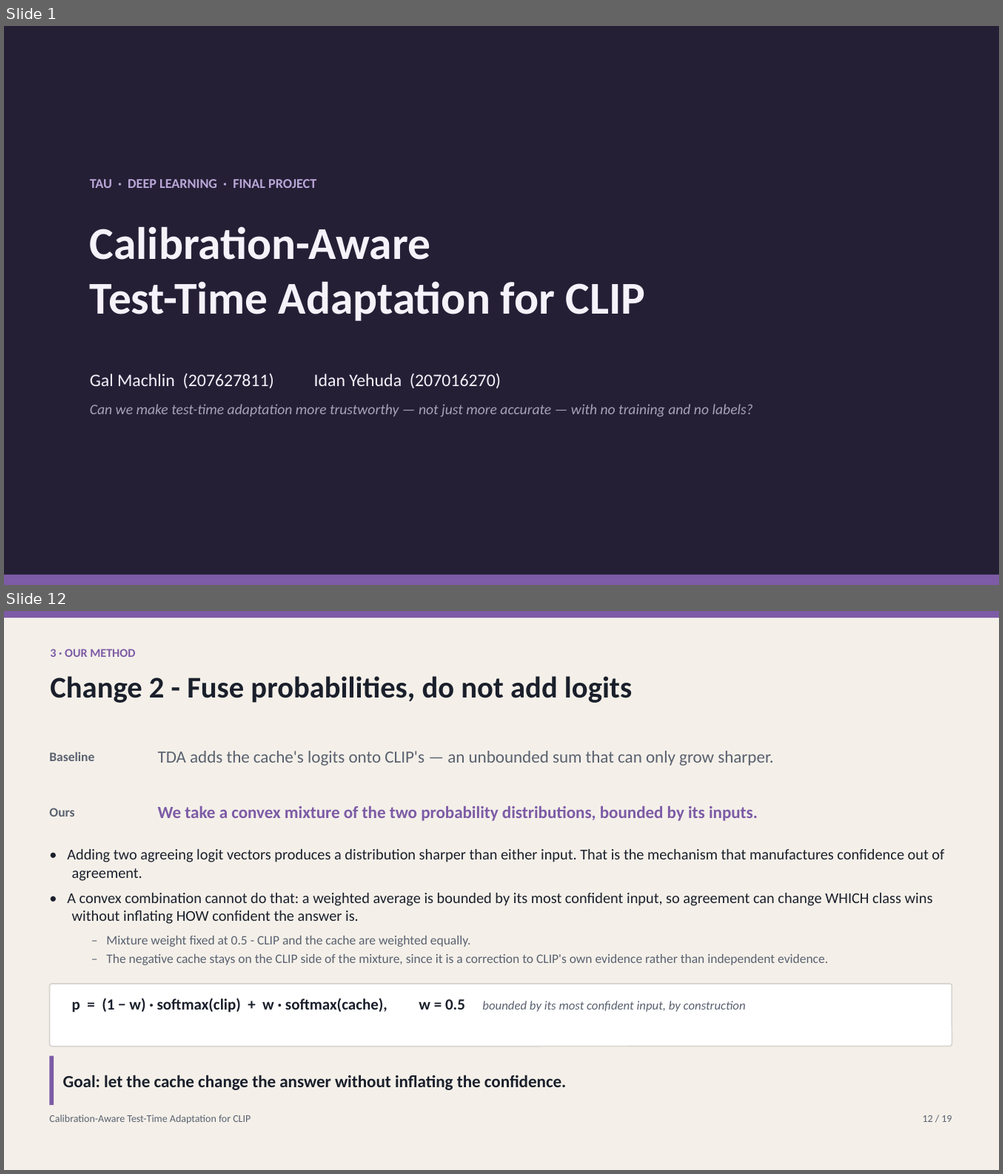
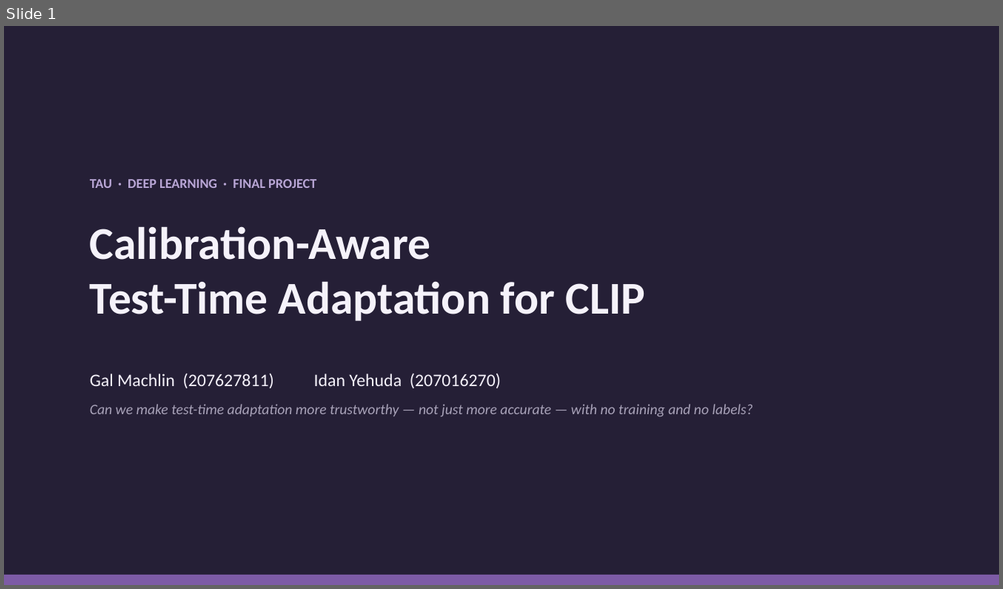
Before and after one commit to macwave12/deep_project_calibration_aware_tta, a slide deck: presentation/calibration_aware_tta.pptx. Shown one above the other, each under a label of ours: slides 1 and 12 before the commit, slide 1 after it; the slides between them are not shown. The pictures are 1003x1174 and 1003x589 pixels, drawn with LibreOffice and Linux fonts; fonts in the diff are those of the drawing. Boxes give left, top, right and bottom in pixels: in the first picture for what was removed or moved away, otherwise in the second. Text is boxed around its words. In the diff, an @@ line names an element or a change of style, - is before the commit and + after.

```diff
--- a/presentation/calibration_aware_tta.pptx
+++ b/presentation/calibration_aware_tta.pptx
@@ slide 12 removed at <box>4,611,999,1170</box>, background #F4F0E9 @@
@@ rectangle removed at <box>4,611,999,618</box> @@
@@ text removed at <box>50,649,135,657</box> @@
-3 · OUR METHOD
@@ text removed at <box>50,676,632,703</box> @@
-Change 2 - Fuse probabilities, do not add logits
@@ text removed at <box>49,752,94,761</box> @@
-Baseline
@@ text removed at <box>158,751,773,766</box> @@
-TDA adds the cache's logits onto CLIP's — an unbounded sum that can only grow sharper.
@@ text removed at <box>49,808,74,817</box> @@
-Ours
@@ text removed at <box>158,806,757,821</box> @@
-We take a convex mixture of the two probability distributions, bounded by its inputs.
@@ text removed at <box>67,849,944,965</box> @@
-• Adding two agreeing logit vectors produces a distribution sharper than either input. That is the mechanism that manufactures confidence out of agreement.
-• A convex combination cannot do that: a weighted average is bounded by its most confident input, so agreement can change WHICH class wins without inflating HOW confident the answer is.
-– Mixture weight fixed at 0.5 - CLIP and the cache are weighted equally.
-– The negative cache stays on the CLIP side of the mixture, since it is a correction to CLIP's own evidence rather than independent evidence.
@@ rounded rectangle removed at <box>50,984,951,1047</box> @@
@@ text removed at <box>72,998,745,1013</box> @@
-p = (1 − w) · softmax(clip) + w · softmax(cache), w = 0.5 bounded by its most confident input, by construction
@@ rectangle removed at <box>50,1056,54,1105</box> @@
@@ text removed at <box>63,1075,566,1091</box> @@
-Goal: let the cache change the answer without inflating the confidence.
@@ text removed at <box>49,1115,250,1124</box> @@
-Calibration-Aware Test-Time Adaptation for CLIP
@@ text removed at <box>922,1116,951,1122</box> @@
-12 / 19
```
Also in this commit, not shown: 11 slides changed, 10 slides added, 6 other slides removed.
